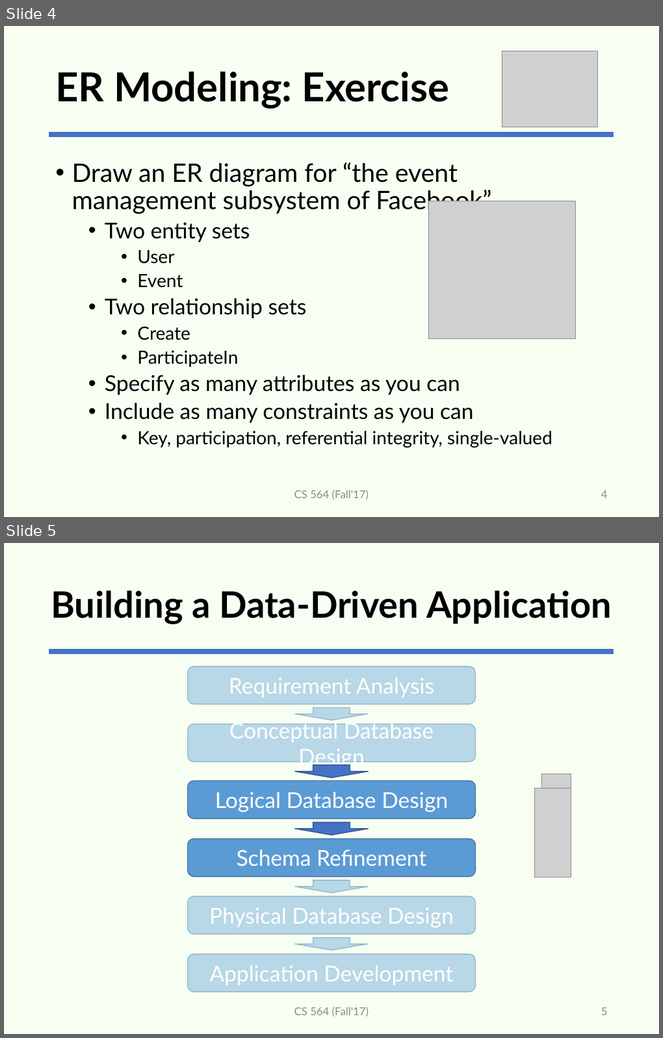
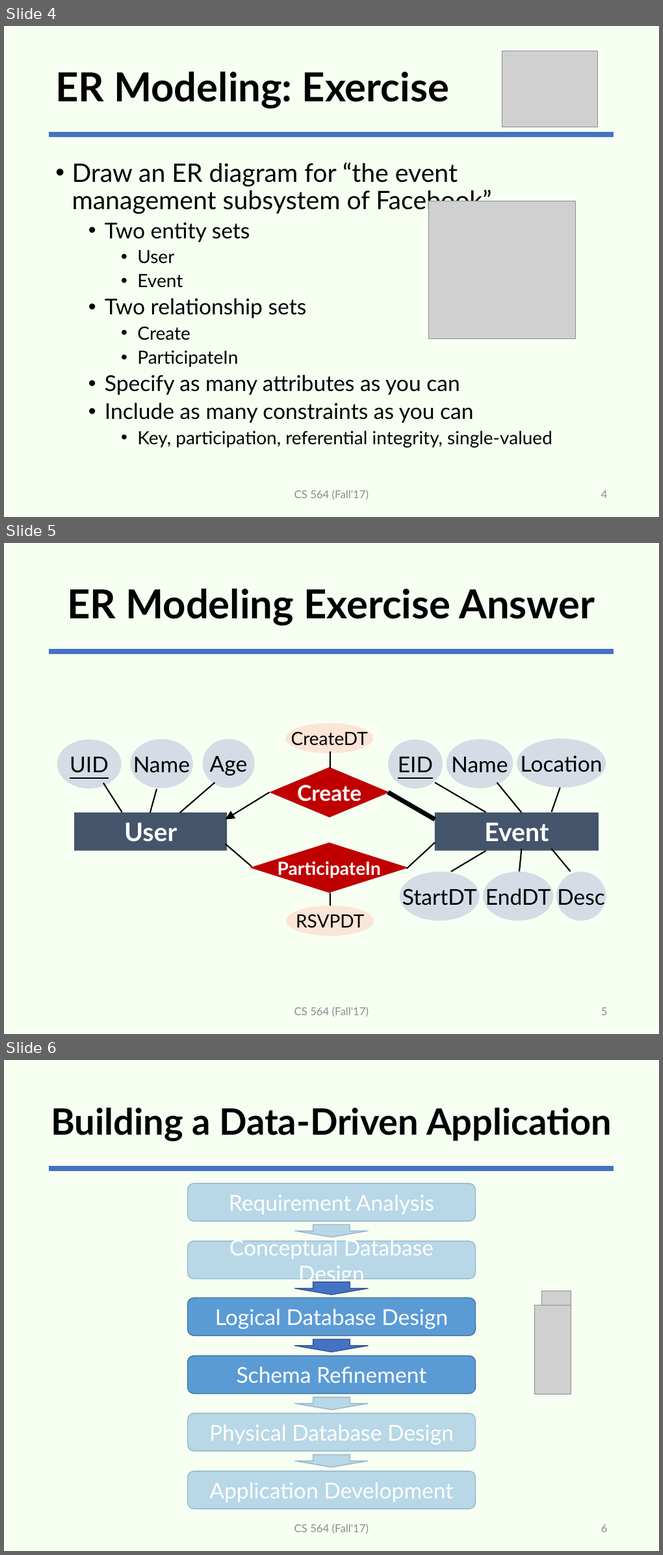
Before and after one commit to adelaneh/adelaneh.github.io, a slide deck: cs564_fall17/slides/lecture3-relationalmodel.pptx. Shown one above the other, each under a label of ours: slides 4 and 5 before the commit, slides 4, 5 and 6 after it. The pictures are 663x1038 and 663x1555 pixels, drawn with LibreOffice and Linux fonts; fonts in the diff are those of the drawing; grey boxes stand for pictures. Boxes give left, top, right and bottom in pixels: in the first picture for what was removed or moved away, otherwise in the second. Text is boxed around its words. In the diff, an @@ line names an element or a change of style, - is before the commit and + after.

```diff
--- a/cs564_fall17/slides/lecture3-relationalmodel.pptx
+++ b/cs564_fall17/slides/lecture3-relationalmodel.pptx
@@ slide 5 added at bbox=[4, 543, 659, 1034], background #E4FFD5 at 28% opacity; not listed: 1 template element that a slide beside it also shows @@
@@ title added at bbox=[67, 589, 595, 626], 44 pt, text #000000, bold @@
+ER Modeling Exercise Answer
@@ group added at bbox=[57, 723, 606, 936]: 14 lines, 11 ellipses, 2 rectangles, 2 diamonds, 1 arrow @@
+User
+Name
+Age
+UID
+Event
+Name
+Location
+EID
+Create
+StartDT
+EndDT
+Desc
+CreateDT
+ParticipateIn
+RSVPDT
@@ text added at bbox=[295, 1007, 369, 1017], 12 pt, text #8C8C8C @@
+CS 564 (Fall'17)
@@ page number added at bbox=[601, 1008, 608, 1016], 12 pt, text #8C8C8C @@
+5
@@ what was slide 5 is now slide 6 @@
@@ page number at bbox=[601, 1525, 608, 1533]: text changed @@
-5
+6
```
Also in this commit, not shown: 1 slide changed.
